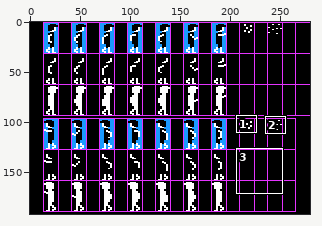
One commit to this sprite sheet: games/peasant/location_lake_east/sprites_lake_east/throw_sprites.png. The picture above shows the old version from afar; the outline marks the close-up.
Close-up. As it was:
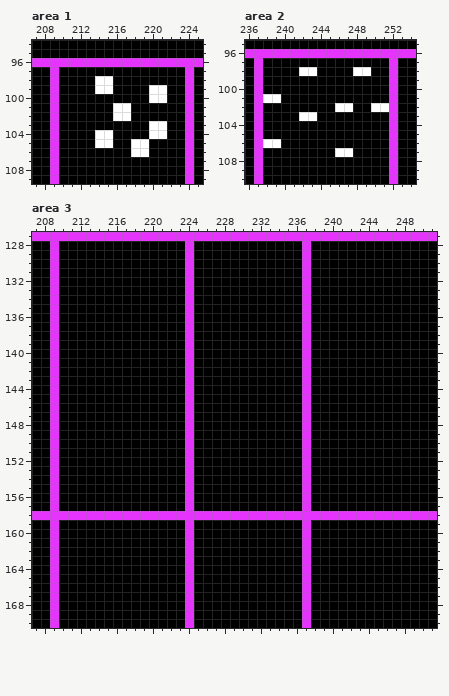
The file is 280x192 pixels. Shown: area 1: x 207..225, y 94..109; area 2: x 236..254, y 95..110; area 3: x 207..251, y 127..170. The commit also changed other parts of the picture, which this record leaves out.
The same view after the edit:
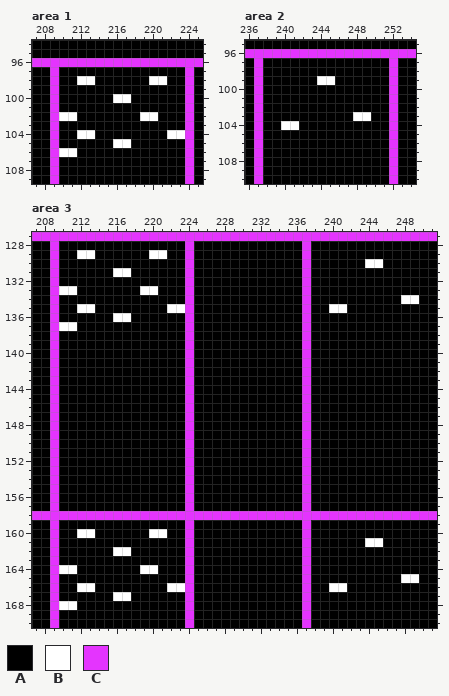
Palette (. is transparent): A #000000  B #ffffff  C #e434fe
Diff:
{"where": "area 1"}
{"y":98,"x":212,"old":"AABB","new":"BBAA"}
{"y":98,"x":220,"old":"AA","new":"BB"}
{"y":99,"x":214,"old":"BB","new":"AA"}
{"y":99,"x":220,"old":"BB","new":"AA"}
{"y":100,"x":216,"old":"AA","new":"BB"}
{"y":100,"x":220,"old":"BB","new":"AA"}
{"y":101,"x":216,"old":"BB","new":"AA"}
{"y":102,"x":210,"old":"AA","new":"BB"}
{"y":102,"x":216,"old":"BB","new":"AA"}
{"y":102,"x":219,"old":"AA","new":"BB"}
{"y":103,"x":220,"old":"BB","new":"AA"}
{"y":104,"x":212,"old":"AABB","new":"BBAA"}
{"y":104,"x":220,"old":"BBAA","new":"AABB"}
{"y":105,"x":214,"old":"BBAABB","new":"AABBAA"}
{"y":106,"x":210,"old":"AA","new":"BB"}
{"y":106,"x":218,"old":"BB","new":"AA"}
{"where": "area 2"}
{"y":98,"x":242,"old":"BB","new":"AA"}
{"y":98,"x":248,"old":"BB","new":"AA"}
{"y":99,"x":244,"old":"AA","new":"BB"}
{"y":101,"x":238,"old":"BB","new":"AA"}
{"y":102,"x":246,"old":"BB","new":"AA"}
{"y":102,"x":250,"old":"BB","new":"AA"}
{"y":103,"x":242,"old":"BB","new":"AA"}
{"y":103,"x":248,"old":"AA","new":"BB"}
{"y":104,"x":240,"old":"AA","new":"BB"}
{"y":106,"x":238,"old":"BB","new":"AA"}
{"y":107,"x":246,"old":"BB","new":"AA"}
{"where": "area 3"}
{"y":129,"x":212,"old":"AA","new":"BB"}
{"y":129,"x":220,"old":"AA","new":"BB"}
{"y":130,"x":244,"old":"AA","new":"BB"}
{"y":131,"x":216,"old":"AA","new":"BB"}
{"y":133,"x":210,"old":"AA","new":"BB"}
{"y":133,"x":219,"old":"AA","new":"BB"}
{"y":134,"x":248,"old":"AA","new":"BB"}
{"y":135,"x":212,"old":"AA","new":"BB"}
{"y":135,"x":222,"old":"AA","new":"BB"}
{"y":135,"x":240,"old":"AA","new":"BB"}
{"y":136,"x":216,"old":"AA","new":"BB"}
{"y":137,"x":210,"old":"AA","new":"BB"}
{"y":160,"x":212,"old":"AA","new":"BB"}
{"y":160,"x":220,"old":"AA","new":"BB"}
{"y":161,"x":244,"old":"AA","new":"BB"}
{"y":162,"x":216,"old":"AA","new":"BB"}
{"y":164,"x":210,"old":"AA","new":"BB"}
{"y":164,"x":219,"old":"AA","new":"BB"}
{"y":165,"x":248,"old":"AA","new":"BB"}
{"y":166,"x":212,"old":"AA","new":"BB"}
{"y":166,"x":222,"old":"AA","new":"BB"}
{"y":166,"x":240,"old":"AA","new":"BB"}
{"y":167,"x":216,"old":"AA","new":"BB"}
{"y":168,"x":210,"old":"AA","new":"BB"}
{"label":"changed","picture_box":[59,76,185,157]}
{"label":"changed","picture_box":[263,67,389,148]}
{"label":"changed","picture_box":[335,148,353,157]}
{"label":"changed","picture_box":[59,250,185,331]}
{"label":"changed","picture_box":[329,259,419,313]}
{"label":"changed","picture_box":[59,529,185,610]}
{"label":"changed","picture_box":[365,538,419,583]}
{"label":"changed","picture_box":[329,583,347,592]}
